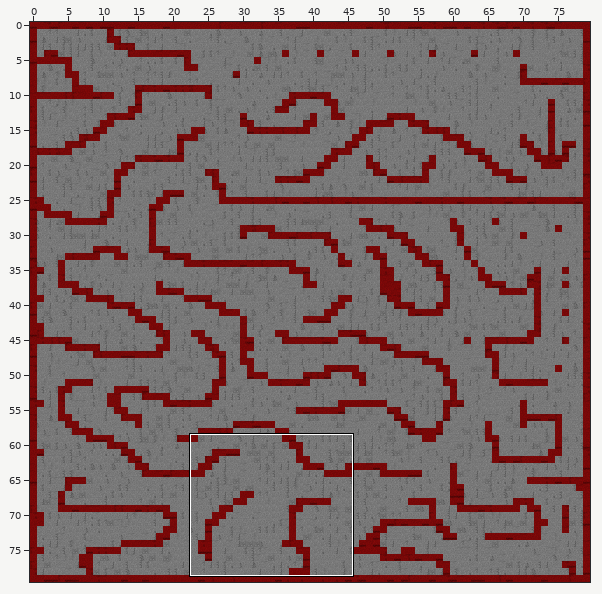
A Tiled map gets an edit: LudumDare_DT/src/main/resources/tilesets/example.tmx. The picture above shows the old version from afar; the outline marks the close-up.
Close-up. Before:
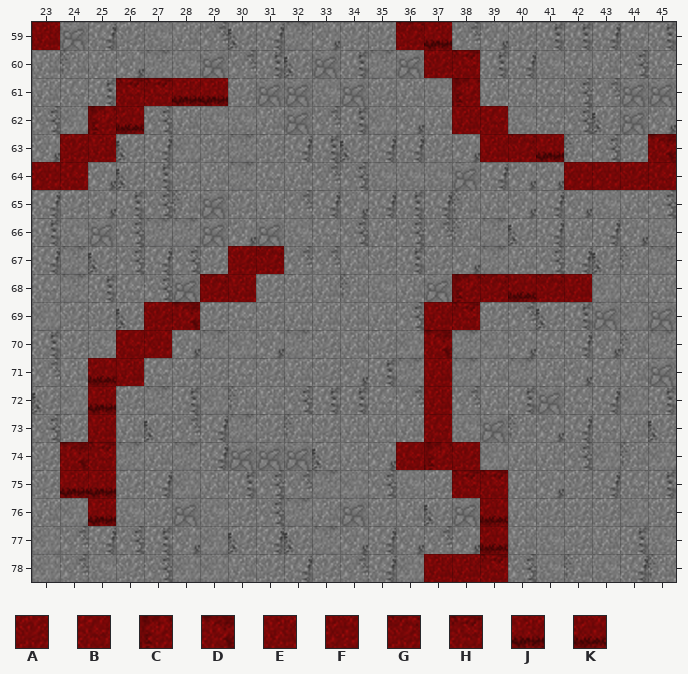
Cells are 32x32 px. Shown: x 23..45, y 59..78. The commit also changed other parts of the map, which this record leaves out.
Key: from "someTilesInRed": A 0 "Floor", B 1 "Floor", C 4 "Floor", D 5 "Floor", E 12 "Floor", F 13 "Floor", G 24 "Floor", H 25 "Floor", J 36 "Floor", K 37 "Floor".
_ is an empty cell.
Layers that did not change in this view are not listed.
Layer "Foreground" before, first column x 23:
59 E____________GJ________
60 ______________AH_______
61 ___HHJJ________C_______
62 __CK___________EB______
63 _AE_____________EGJ___D
64 FB_________________FFAB
65 _______________________
66 _______________________
67 _______AG______________
68 ______GE_______CGKGE___
69 ____AD________EH_______
70 ___BF_________D________
71 __KE__________E________
72 __J___________E________
73 __E___________B________
74 _DH__________BCA_______
75 _JJ____________HH______
76 __J_____________K______
77 ________________K______
78 ______________EEH______
Now the later version:
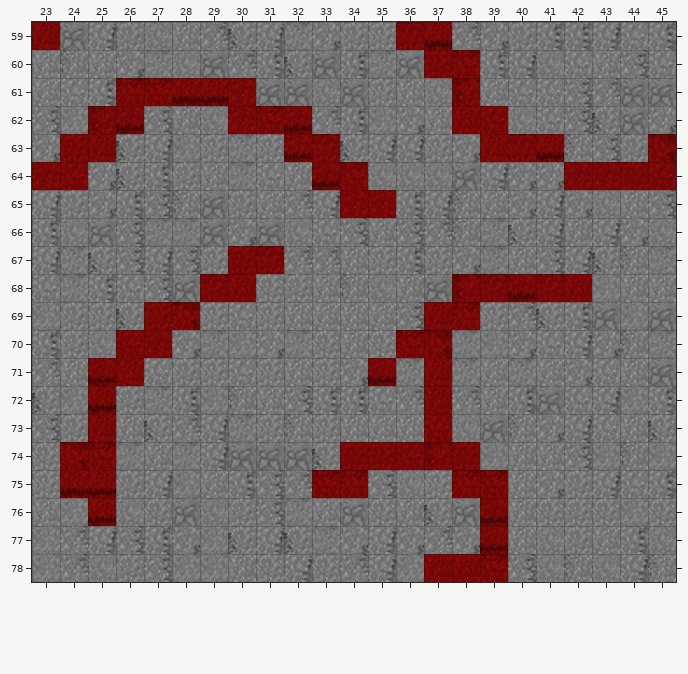
Edits made:
Layer "Foreground":
There is now tile A in row 74 at x 34 to 35.
There is now tile F in rows 61 to 62 at x 30; in row 65 at x 34 to 35.
There is now tile G in row 63 at x 33.
There is now tile H in row 62 at x 31; in row 64 at x 34; in row 70 at x 36; in row 75 at x 33 to 34.
There is now tile K in rows 62 to 63 at x 32; in row 64 at x 33; in row 71 at x 35.
Boxes around the changes in both close-ups, in picture pixels (x1, y1, x2, y2):
added: (228, 78, 396, 218)
added: (368, 330, 424, 386)
added: (312, 442, 396, 498)
